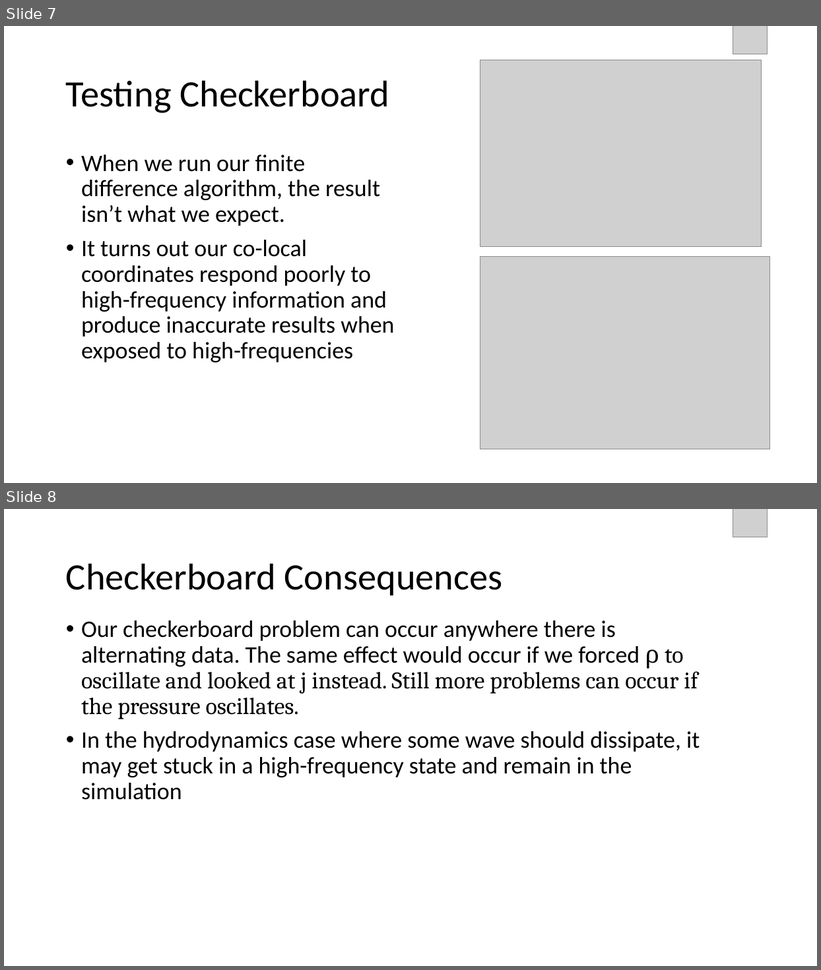
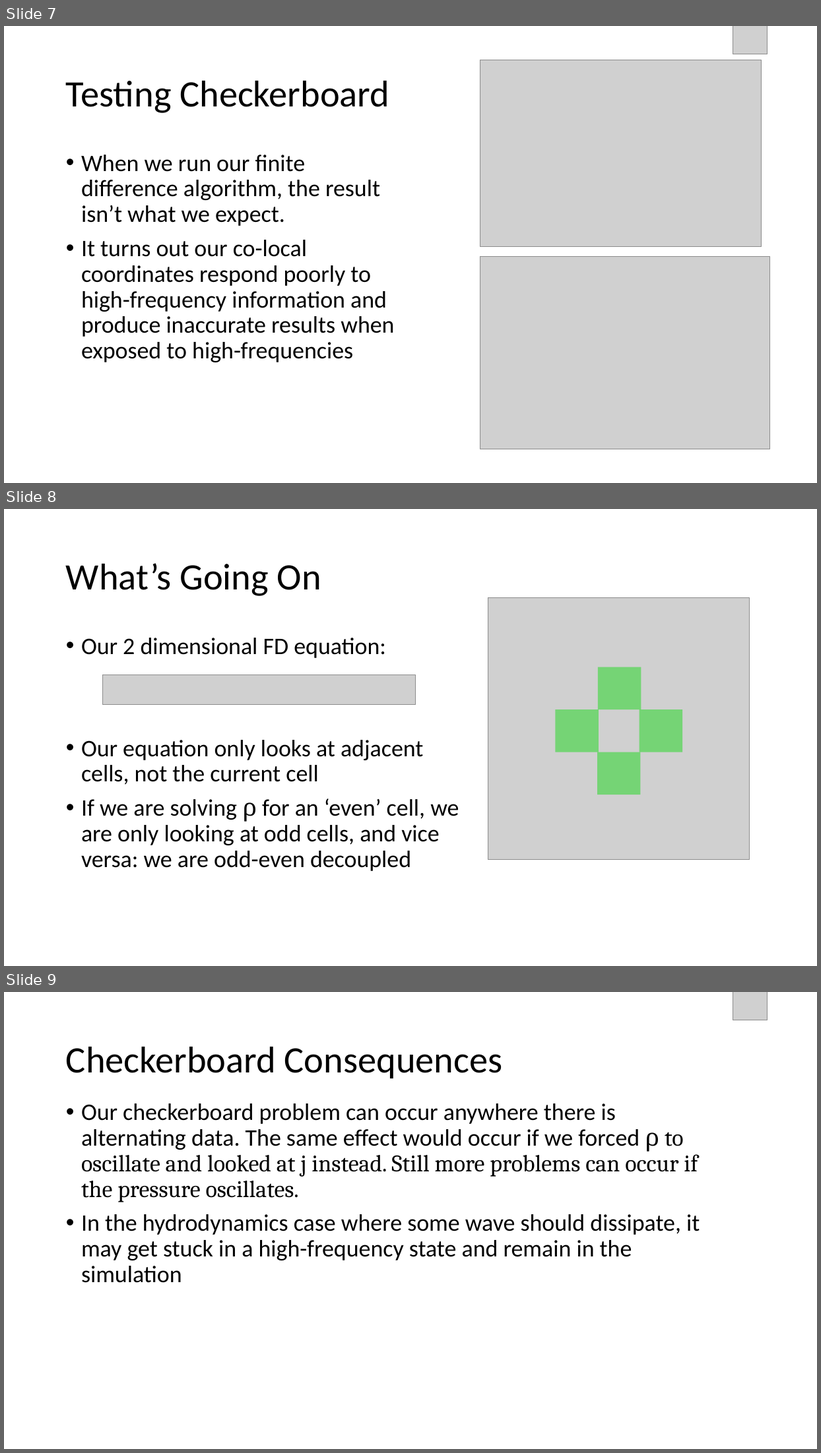
Before and after one commit to Tsintsuntsini/PHYS_581, a slide deck: Presentation3/Staggered Grids.pptx. Shown one above the other, each under a label of ours: slides 7 and 8 before the commit, slides 7, 8 and 9 after it. The pictures are 821x970 and 821x1453 pixels, drawn with LibreOffice and Linux fonts; fonts in the diff are those of the drawing; grey boxes stand for pictures. Boxes give left, top, right and bottom in pixels: in the first picture for what was removed or moved away, otherwise in the second. Text is boxed around its words. In the diff, an @@ line names an element or a change of style, - is before the commit and + after.

```diff
--- a/Presentation3/Staggered Grids.pptx
+++ b/Presentation3/Staggered Grids.pptx
@@ slide 8 added at [4, 509, 817, 966], background #FFFFFF @@
@@ title added at [66, 563, 321, 596], 44 pt, text #000000 @@
+What’s Going On
@@ picture added at [488, 598, 750, 859] @@
@@ text added at [81, 638, 459, 871], 28 pt, text #000000 @@
+• Our 2 dimensional FD equation:
+• Our equation only looks at adjacent cells, not the current cell
+• If we are solving ρ for an ‘even’ cell, we are only looking at odd cells, and vice versa: we are odd-even decoupled
@@ rectangle added at [598, 667, 642, 710], fill #30D830 at 57% opacity @@
@@ picture added at [103, 675, 416, 705] @@
@@ rectangle added at [556, 710, 599, 753], fill #30D830 at 57% opacity @@
@@ rectangle added at [640, 710, 683, 753], fill #30D830 at 57% opacity @@
@@ rectangle added at [597, 753, 641, 795], fill #30D830 at 57% opacity @@
@@ what was slide 8 is now slide 9 @@
```
Also in this commit, not shown: 2 slides changed.
